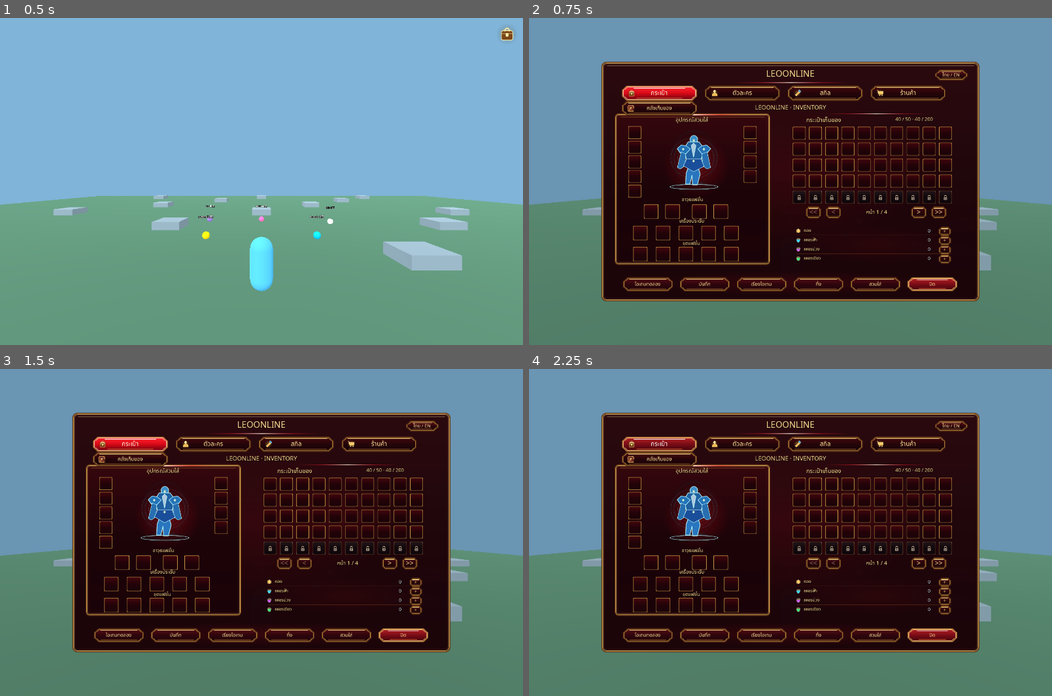
Above: before the commit, frames 1-4 (two rows, left to right).
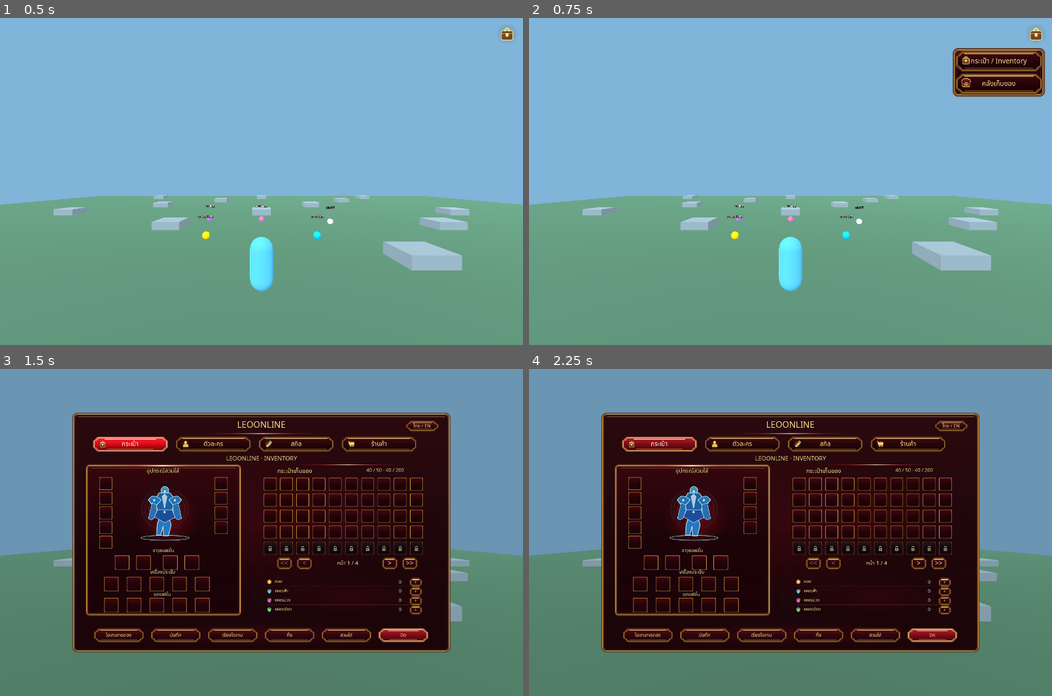
Above: after the commit, the same moments.

Repository: redfullmoon209-debug/Leoonline
Game: Godot game, scene res://scenes/main.tscn
Two runs of this game, one before a commit and one after it. Both use one fixed random seed, a clock stepped at 60 frames per second and the inputs below.
Inputs (mouse positions are in pixels of both pictures, inside the frame that each line leads up to):
- Up to frame 1 (0.5 s): no input
- Up to frame 2 (0.75 s): click (1036, 34) at 0.5 s
- Up to frame 3 (1.5 s): click (470, 411) at 1.25 s, where only the run after the commit has a clickable "กระเป๋า / Inventory"
- Up to frame 4 (2.25 s): click "กระเป๋า" at 2 s

Frame 1 is identical in both runs. In frame 2, 100% of the frame differs, in the area x 0-100%, y 0-100%; in frame 3, 0.3%; in frame 4, 0.3%.

Commit message:
Fix Storage placement: nested HUD Inventory list, not bag UI tab

Diff:
--- a/scripts/inventory_ui.gd
+++ b/scripts/inventory_ui.gd
@@ -189,7 +189,6 @@
 var locale: String = "th"
 var ui_font: Font
 var language_button: Button
-var storage_menu_button: Button
 var tab_buttons: Array[Button] = []
 var text_nodes: Dictionary = {}
 var character_panel: Control
@@ -559,16 +558,6 @@
  _make_shop_panel()
  _make_character_panel()
  _make_storage_panel()
- # Storage is a submenu of Inventory, directly below its existing top tab.
- # Reuse the original chest PNG; do not add a fifth tab or standalone HUD icon.
- storage_menu_button = _hitbox(stage,101,157,278,54,open_storage)
- storage_menu_button.name = "StorageMenuButton"
- storage_menu_button.text = _tr("Storage")
- storage_menu_button.set_meta("l10n","Storage")
- storage_menu_button.tooltip_text = _tr("Storage")
- _style_text_button(storage_menu_button,19)
- _red_button(storage_menu_button,"tab_idle")
- _art("icon_storage",storage_menu_button,16,10,34,34,false)
  # Footer buttons float directly over the crimson surface with no enclosing frame.
  _red_aura(stage,115,780,1214,102,0.12)
  var foot_names := ["Demo Items","Save","Auto Sort","Trash","Equip","Close"]
@@ -1148,9 +1137,6 @@
  scroll_content.custom_minimum_size = Vector2(W,H)*ratio
  stage.position = Vector2(maxf(0.0,(size.x-W*ratio)*0.5),maxf(0.0,(size.y-H*ratio)*0.5))
  equipment_panel.visible = current_tab in [0,1] and not storage_mode
- storage_menu_button.visible = current_tab==0
- storage_menu_button.tooltip_text = _tr("Storage")
- _red_button(storage_menu_button,"tab_active" if storage_mode else "tab_idle")
  storage_panel.visible = storage_mode and current_tab==0
  character_panel.visible = current_tab==1
  bag_panel.position = Vector2(-655.0,0.0) if current_tab==3 else Vector2.ZERO
--- a/scripts/main.gd
+++ b/scripts/main.gd
@@ -6,6 +6,9 @@
 var camera: Camera3D
 var hud: CanvasLayer
 var inventory: PanelContainer
+var bag_menu: PanelContainer
+var bag_menu_inventory_button: Button
+var bag_menu_storage_button: Button
 var grid: GridContainer
 var equip_grid: GridContainer
 var money_box: VBoxContainer
@@ -179,14 +182,108 @@
  bag_button.set_anchors_and_offsets_preset(Control.PRESET_TOP_RIGHT)
  bag_button.position = Vector2(get_viewport().get_visible_rect().size.x-72,16)
  bag_button.size = Vector2(56,56)
- bag_button.pressed.connect(_toggle)
+ # The only HUD inventory icon opens one red-and-gold list.
+ # Storage is the SECOND row of that list, not an independent HUD icon
+ # and not a floating button inside the Inventory equipment view.
+ bag_button.pressed.connect(_toggle_bag_menu)
+ bag_menu = PanelContainer.new()
+ bag_menu.name = "InventoryMenu"
+ bag_menu.mouse_filter = Control.MOUSE_FILTER_STOP
+ var menu_background := StyleBoxTexture.new()
+ menu_background.texture = load("res://assets/ui/red_matte/inner_panel.png")
+ menu_background.texture_margin_left = 28.0
+ menu_background.texture_margin_right = 28.0
+ menu_background.texture_margin_top = 28.0
+ menu_background.texture_margin_bottom = 28.0
+ menu_background.content_margin_left = 10.0
+ menu_background.content_margin_right = 10.0
+ menu_background.content_margin_top = 10.0
+ menu_background.content_margin_bottom = 10.0
+ bag_menu.add_theme_stylebox_override("panel",menu_background)
+ hud.add_child(bag_menu)
+ var menu_list := VBoxContainer.new()
+ menu_list.name = "InventoryList"
+ menu_list.add_theme_constant_override("separation",4)
+ bag_menu.add_child(menu_list)
+ bag_menu_inventory_button = _inventory_list_button(menu_list,"inventory",_open_inventory_from_menu)
+ bag_menu_storage_button = _inventory_list_button(menu_list,"storage",_open_storage_from_menu)
+ bag_menu.size = Vector2(260,136)
+ bag_menu.position = Vector2(maxf(8.0,get_viewport().get_visible_rect().size.x-276.0),80)
+ bag_menu.visible = false
+ _refresh_bag_menu_locale()
  inventory.visibility_changed.connect(func():
   bag_button.visible = not inventory.visible
+  if inventory.visible:
+   bag_menu.visible = false
  )
  get_viewport().size_changed.connect(func():
   var width: float = get_viewport().get_visible_rect().size.x
   bag_button.position = Vector2(width-72,16)
+  bag_menu.position = Vector2(maxf(8.0,width-276.0),80)
  )
+
+func _inventory_list_button(parent: VBoxContainer, icon_name: String, action: Callable) -> Button:
+ var button := Button.new()
+ button.name = "InventoryMenu" + icon_name.capitalize()
+ button.custom_minimum_size = Vector2(234,52)
+ button.mouse_filter = Control.MOUSE_FILTER_STOP
+ button.focus_mode = Control.FOCUS_NONE
+ button.pressed.connect(action)
+ if ResourceLoader.exists("res://assets/fonts/NotoSansThai.ttf"):
+  button.add_theme_font_override("font",load("res://assets/fonts/NotoSansThai.ttf"))
+ button.add_theme_font_size_override("font_size",19)
+ button.add_theme_color_override("font_color",Color("#ffde93"))
+ button.add_theme_color_override("font_hover_color",Color.WHITE)
+ button.add_theme_color_override("font_pressed_color",Color.WHITE)
+ for state in ["normal","hover","pressed"]:
+  var box := StyleBoxTexture.new()
+  var asset: String = "tab_idle" if state=="normal" else ("button_hover" if state=="hover" else "button_pressed")
+  box.texture = load("res://assets/ui/red_matte/"+asset+".png")
+  box.texture_margin_left=24.0
+  box.texture_margin_right=24.0
+  box.texture_margin_top=14.0
+  box.texture_margin_bottom=14.0
+  button.add_theme_stylebox_override(state,box)
+ button.add_theme_stylebox_override("focus",StyleBoxEmpty.new())
+ parent.add_child(button)
+ var icon := TextureRect.new()
+ icon.name = "OriginalIcon"
+ icon.texture = load("res://assets/ui/inventory/icon_"+icon_name+".png")
+ icon.expand_mode = TextureRect.EXPAND_IGNORE_SIZE
+ icon.stretch_mode = TextureRect.STRETCH_KEEP_ASPECT_CENTERED
+ icon.mouse_filter = Control.MOUSE_FILTER_IGNORE
+ button.add_child(icon)
+ icon.position = Vector2(12,9)
+ icon.size = Vector2(34,34)
+ return button
+
+func _refresh_bag_menu_locale() -> void:
+ if not is_instance_valid(bag_menu_inventory_button): return
+ var thai: bool = str(inventory.get("locale"))=="th"
+ bag_menu_inventory_button.text = "กระเป๋า / Inventory" if thai else "Inventory"
+ bag_menu_storage_button.text = "คลังเก็บของ" if thai else "Storage"
+
+func _toggle_bag_menu() -> void:
+ if open: return
+ bag_menu.visible = not bag_menu.visible
+ if bag_menu.visible:
+  _refresh_bag_menu_locale()
+  Input.mouse_mode = Input.MOUSE_MODE_VISIBLE
+
+func _open_inventory_from_menu() -> void:
+ bag_menu.visible = false
+ if not open:
+  _toggle()
+ else:
+  inventory.call("_switch_tab",0)
+
+func _open_storage_from_menu() -> void:
+ bag_menu.visible = false
+ if not open:
+  open = true
+  inventory.visible = true
+ inventory.call("open_storage")
+ Input.mouse_mode = Input.MOUSE_MODE_VISIBLE
 
 func _starter() -> void:
  for id in ["sword","shirt","boots","potion","scroll","wood","fashion_blade","fashion_dagger","fashion_mask","fashion_cape"]:
@@ -202,6 +299,7 @@
   inventory.call("refresh")
 
 func _toggle() -> void:
+ if is_instance_valid(bag_menu): bag_menu.visible = false
  open = not open
  if open:
   inventory.call("_switch_tab",0)
@@ -248,5 +346,7 @@
  elif event is InputEventKey and event.pressed and event.keycode==KEY_ESCAPE:
   if open:
    _toggle()
+  elif is_instance_valid(bag_menu) and bag_menu.visible:
+   bag_menu.visible=false
   else:
    Input.mouse_mode=Input.MOUSE_MODE_VISIBLE
--- a/scripts/smoke_test.gd
+++ b/scripts/smoke_test.gd
@@ -235,10 +235,11 @@
  check(ResourceLoader.exists("res://assets/ui/inventory/icon_storage.png"),"Storage submenu reuses existing original chest PNG")
  check(game.hud.has_node("OpenInventory"),"Bag keeps its original HUD opener")
  check(not game.hud.has_node("OpenStorage"),"No standalone Storage icon remains on the HUD")
- check(ui.storage_menu_button.get_parent()==ui.stage and ui.storage_menu_button.visible,"Storage submenu lives inside Inventory screen")
- check(ui.storage_menu_button.position==Vector2(101,157) and ui.storage_menu_button.size==Vector2(278,54),"Storage submenu is directly below Inventory top tab")
- check(ui.storage_menu_button.text=="คลังเก็บของ","Storage submenu shows localized Thai text")
- check(ui.storage_menu_button.get_child_count()>0,"Storage submenu displays the original chest icon")
+ check(game.bag_menu.get_parent()==game.hud,"Inventory list belongs to HUD menu, not the full-screen bag UI")
+ check(game.bag_menu_inventory_button.get_parent()==game.bag_menu_storage_button.get_parent(),"Inventory and Storage share one menu list")
+ check(game.bag_menu_storage_button.get_index()==game.bag_menu_inventory_button.get_index()+1,"Storage appears directly beneath Inventory in that list")
+ check(game.bag_menu_storage_button.get_child_count()>0,"Storage list row reuses the original chest PNG")
+ check(game.bag_menu_storage_button.text=="คลังเก็บของ","Storage row is labeled in Thai")
  check(not ui.storage_panel.visible and not ui.storage_mode,"Storage stays hidden in original Inventory")
  var bag_before_storage: Array = store.slots.duplicate()
  var vault_before_storage: Array = store.storage_slots.duplicate()
@@ -246,9 +247,11 @@
  game._toggle()
  check(not ui.visible,"Closing Inventory exposes the single bag HUD opener")
  await click(game.hud.get_node("OpenInventory"))
- check(ui.visible and ui.storage_menu_button.visible and not ui.storage_mode,"Inventory HUD opener shows bag and nested Storage menu")
- await click(ui.storage_menu_button)
- check(ui.visible and ui.storage_mode and ui.current_tab==0,"Click nested Storage menu opens Storage mode")
+ check(game.bag_menu.visible and not ui.visible,"Bag HUD icon opens its Inventory/Storage list")
+ check(game.bag_menu_storage_button.visible and game.bag_menu_inventory_button.visible,"Both list rows are visible")
+ await click(game.bag_menu_storage_button)
+ check(ui.visible and ui.storage_mode and ui.current_tab==0,"Storage list row opens Storage mode")
+ check(not game.bag_menu.visible,"Selecting Storage closes the HUD list")
  check(ui.storage_panel.visible and not ui.equipment_panel.visible and ui.bag_panel.visible,"Storage replaces left Equipment; original bag is RIGHT")
  check(ui.bag_panel.position==Vector2.ZERO and ui.bag_grid.columns==10,"Storage leaves original 10-column bag in place")
  check(ui.storage_grid.columns==10 and ui.storage_grid.get_child_count()==50,"Storage grid is 10 columns by 5 rows")
@@ -306,9 +309,11 @@
  ui._change_storage_page(0)
  ui.set_language("en")
  check(ui.storage_deposit_button.text=="Deposit" and ui.storage_withdraw_button.text=="Withdraw","Storage action labels translate without editing PNG")
- check(ui.storage_menu_button.text=="Storage","Nested Storage menu translates to English")
+ game._refresh_bag_menu_locale()
+ check(game.bag_menu_storage_button.text=="Storage","HUD Storage list row translates to English")
  ui.set_language("th")
- check(ui.storage_menu_button.text=="คลังเก็บของ","Nested Storage menu translates to Thai")
+ game._refresh_bag_menu_locale()
+ check(game.bag_menu_storage_button.text=="คลังเก็บของ","HUD Storage list row translates to Thai")
  check(ui.storage_deposit_button.text=="ฝากของ" and ui.storage_withdraw_button.text=="ถอนของ","Thai storage actions are localized")
  store.slots=bag_before_storage
  store.storage_slots=vault_before_storage
@@ -319,9 +324,9 @@
  store.save_data()
  ui._switch_tab(0)
  check(not ui.storage_mode and not ui.storage_panel.visible and ui.equipment_panel.visible and ui.bag_panel.visible,"Inventory tab restores original left Equipment and right Bag")
- check(ui.storage_menu_button.visible,"Nested Storage is visible while Inventory is active")
+ check(not game.bag_menu.visible,"HUD list stays closed while full Inventory is open")
  ui._switch_tab(1)
- check(not ui.storage_menu_button.visible,"Nested Storage is hidden on Character page")
+ check(not game.bag_menu.visible,"Character page does not overlay the Inventory HUD list")
  check(not ui.storage_panel.visible and ui.character_panel.visible,"Character tab does not inherit storage panel")
  ui._switch_tab(3)
  check(not ui.storage_panel.visible and ui.shop_panel.visible and ui.bag_panel.position.x==-655,"Shop keeps its original left bag and right shop unchanged")
@@ -354,6 +359,11 @@
  await process_frame
  await click(ui.footer_buttons[5])
  check(not ui.visible and not ui.detail_panel.visible,"Close hides details too")
+ await click(game.hud.get_node("OpenInventory"))
+ check(game.bag_menu.visible and not ui.visible,"HUD list is available after closing the UI")
+ await click(game.bag_menu_inventory_button)
+ check(ui.visible and ui.current_tab==0 and not ui.storage_mode,"Selecting Inventory row opens original equipment and bag")
+ check(not game.bag_menu.visible,"Inventory row closes the HUD list")
  if had_save:
   var file = FileAccess.open("user://leoonline.json",FileAccess.WRITE)
   file.store_buffer(backup)
--- a/scripts/web_ui_probe.gd
+++ b/scripts/web_ui_probe.gd
@@ -42,9 +42,11 @@
   "footer":buttons(ui.footer_buttons),"tabs":buttons(ui.tab_buttons),
   "pages":buttons(ui.page_buttons),"language":bounds(ui.language_button),
   "opener":bounds(host.get("hud").get_node("OpenInventory")),
-  "storage_menu":bounds(ui.storage_menu_button),
-  "storage_menu_visible":ui.storage_menu_button.visible,
-  "storage_menu_text":ui.storage_menu_button.text,
+  "bag_menu_visible":host.get("bag_menu").visible,
+  "bag_menu_bounds":bounds(host.get("bag_menu")),
+  "bag_menu_inventory":bounds(host.get("bag_menu_inventory_button")),
+  "bag_menu_storage":bounds(host.get("bag_menu_storage_button")),
+  "bag_menu_storage_text":host.get("bag_menu_storage_button").text,
   "has_storage_hud":host.get("hud").has_node("OpenStorage"),
   "storage_mode":ui.storage_mode,"storage_visible":ui.storage_panel.visible,
   "storage_slots":store.storage_slots,"storage_selected":store.storage_selected,
Not shown, changed: docs/storage-system.md
Not shown, changed: tools/test_web_inventory.cjs
